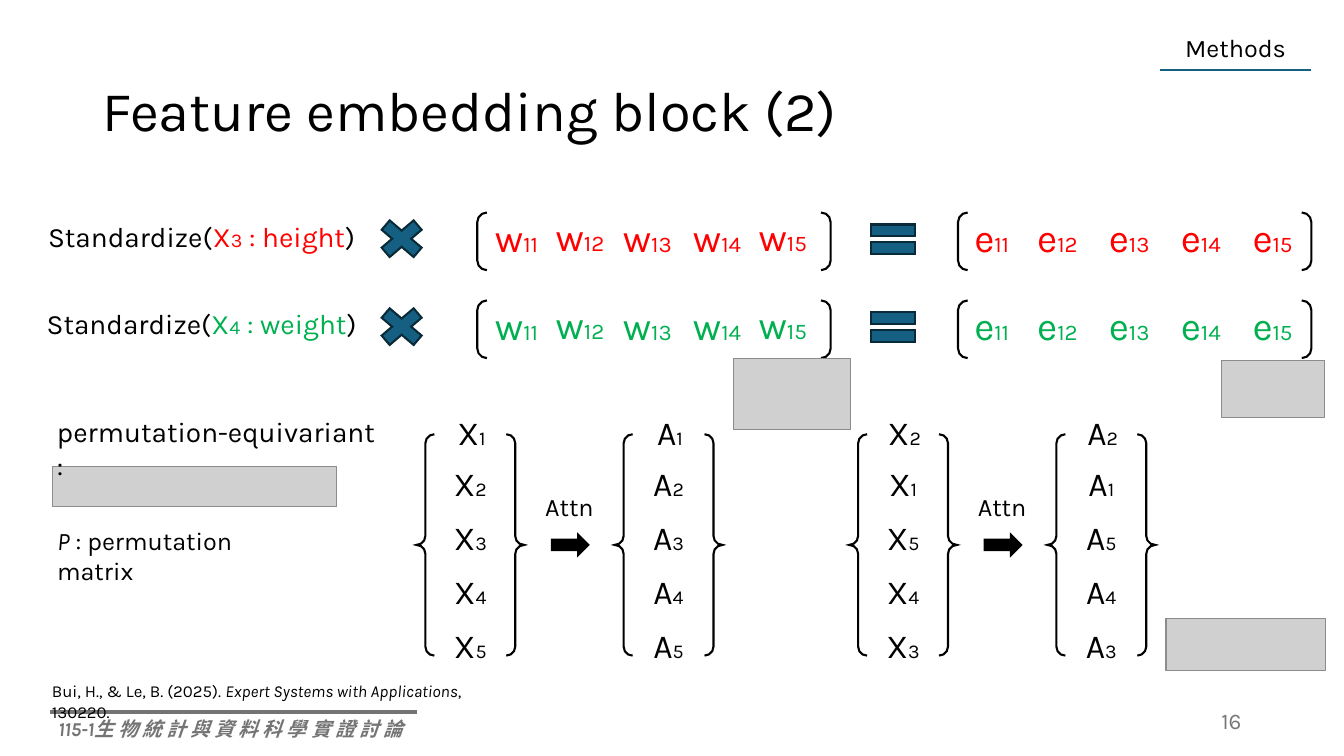
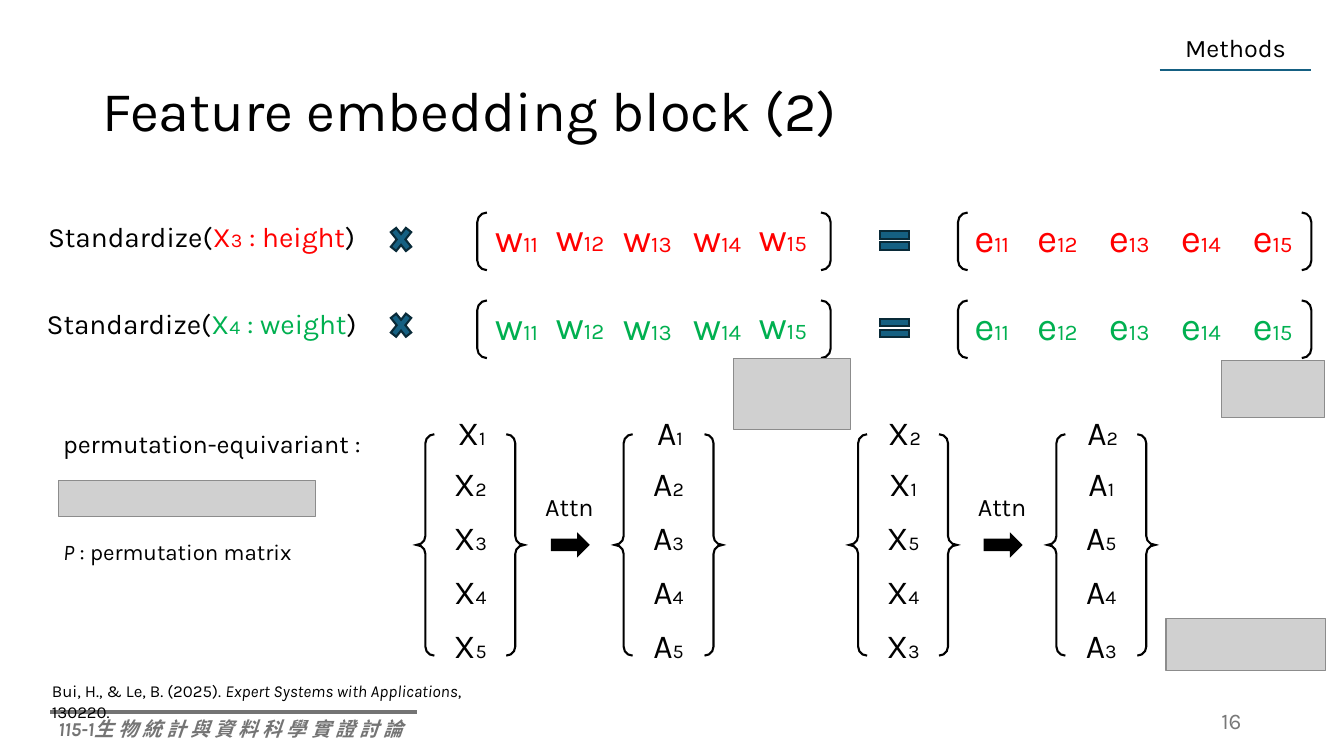
Before and after one commit to Lai-jun-yan/Deep_glm, a slide deck: slide 16 of seminar/Fusing global attention and self-attention for better performance and.pptx. Drawn at 1344x756 pixels with LibreOffice and Linux fonts; fonts in the diff are those of the drawing; grey boxes stand for pictures. Boxes give left, top, right and bottom in pixels: in the first picture for what was removed or moved away, otherwise in the second. Text is boxed around its words. In the diff, an @@ line names an element or a change of style, - is before the commit and + after.

```diff
--- a/seminar/Fusing global attention and self-attention for better performance and.pptx
+++ b/seminar/Fusing global attention and self-attention for better performance and.pptx
@@ cross: place and size @@
-cross at bbox=[371, 213, 433, 265]
+cross at bbox=[387, 222, 416, 258]
@@ math equal: place and size @@
-math equal at bbox=[863, 214, 923, 264]
+math equal at bbox=[875, 225, 914, 256]
@@ cross: place and size @@
-cross at bbox=[371, 300, 433, 353]
+cross at bbox=[387, 308, 416, 344]
@@ math equal: place and size @@
-math equal at bbox=[863, 302, 923, 353]
+math equal at bbox=[874, 313, 913, 344]
@@ text "permutation-equivariant :": place and size @@
-text "permutation-equivariant :" at bbox=[57, 422, 375, 449]
+text "permutation-equivariant :" at bbox=[63, 435, 349, 459]
@@ text "permutation-equivariant :" at bbox=[63, 435, 349, 459]: size 20 to 18 pt @@
@@ picture: place and size @@
-picture at bbox=[52, 467, 337, 507]
+picture at bbox=[58, 480, 315, 516]
@@ text "P : permutation matrix": place and size @@
-text "P : permutation matrix" at bbox=[57, 532, 232, 581]
+text "P : permutation matrix" at bbox=[63, 544, 292, 566]
@@ text "P : permutation matrix" at bbox=[63, 544, 292, 566]: size 18 to 16 pt @@
```
Also in this commit, not shown: 4 other slides changed, 3 slides added.
